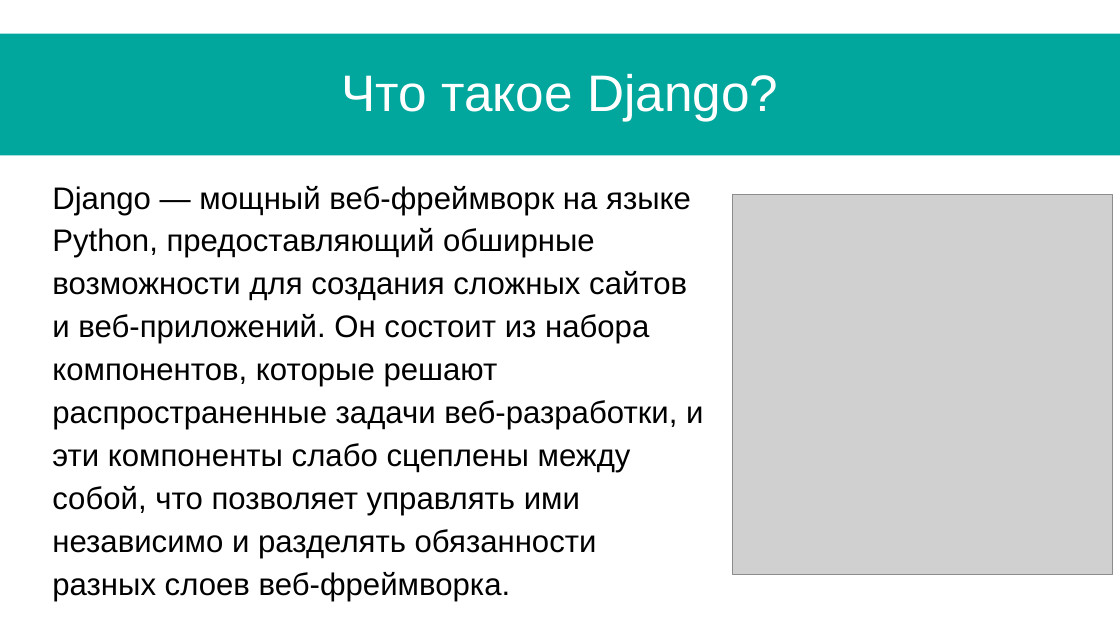
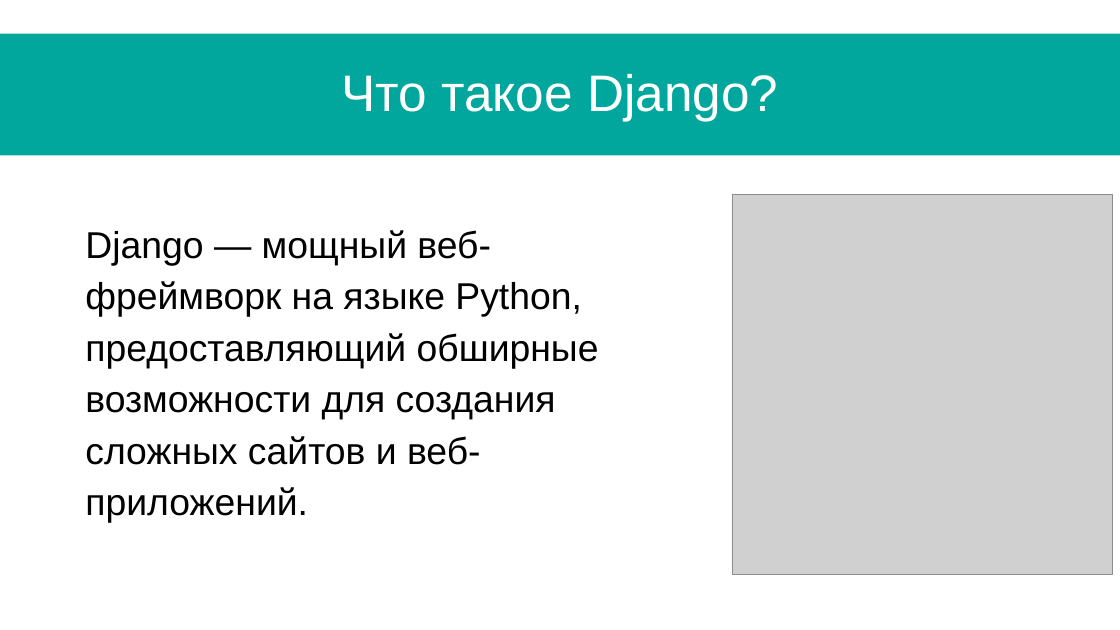
Before and after one commit to Le0ks/TCSE, a slide deck: slide 14 of Docs/СИСТЕМА ДЛЯ ПРОВЕДЕНИЯ УЧЕБНЫХ МЕРОПРИЯТИЙ И РАБОТ.pptx. Drawn at 1120x630 pixels with LibreOffice and Linux fonts; fonts in the diff are those of the drawing; grey boxes stand for pictures. Boxes give left, top, right and bottom in pixels: in the first picture for what was removed or moved away, otherwise in the second. Text is boxed around its words. In the diff, an @@ line names an element or a change of style, - is before the commit and + after.

```diff
--- a/Docs/СИСТЕМА ДЛЯ ПРОВЕДЕНИЯ УЧЕБНЫХ МЕРОПРИЯТИЙ И РАБОТ.pptx
+++ b/Docs/СИСТЕМА ДЛЯ ПРОВЕДЕНИЯ УЧЕБНЫХ МЕРОПРИЯТИЙ И РАБОТ.pptx
@@ text at (x1=85, y1=230, x2=599, y2=523): text changed; size 20 to 24 pt @@
-Django — мощный веб-фреймворк на языке Python, предоставляющий обширные возможности для создания сложных сайтов и веб-приложений. Он состоит из набора компонентов, которые решают распространенные задачи веб-разработки, и эти компоненты слабо сцеплены между собой, что позволяет управлять ими независимо и разделять обязанности разных слоев веб-фреймворка.
+Django — мощный веб-фреймворк на языке Python, предоставляющий обширные возможности для создания сложных сайтов и веб-приложений.
```
Also in this commit, not shown: 7 other slides changed, 2 slides added, 3 slides removed, 11 other files.
